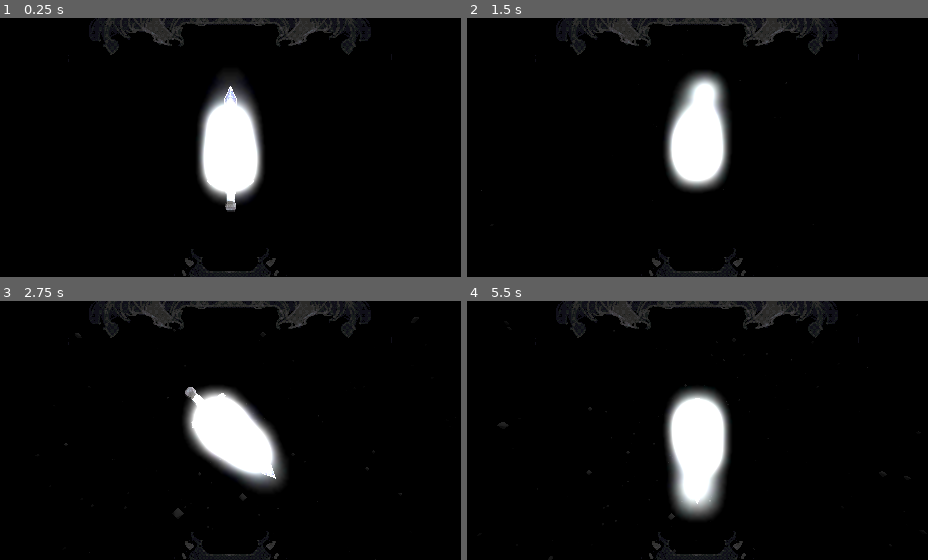
Above: before the commit, frames 1-4 (two rows, left to right).
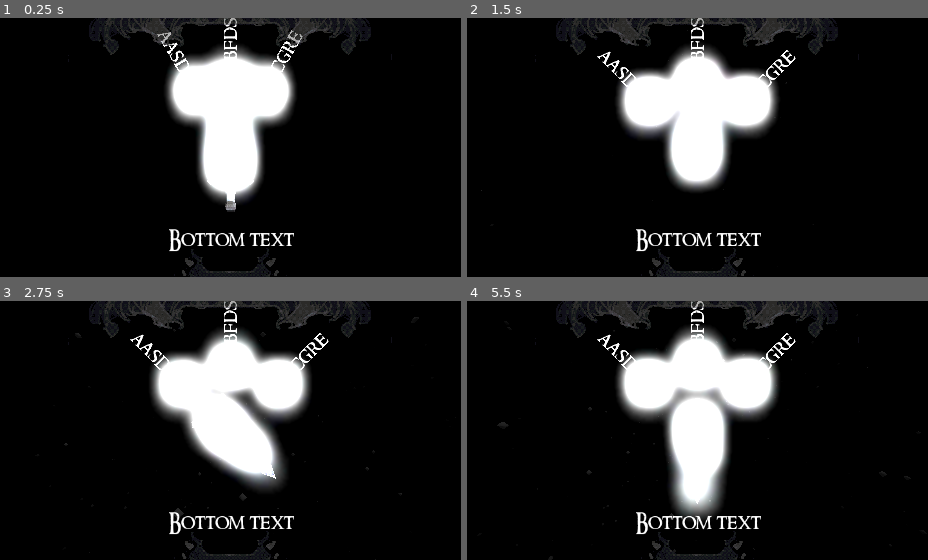
Above: after the commit, the same moments.

Repository: Lukko-Digital/Bladebearer
Game: Godot game, scene res://src/main.tscn
Two runs of this game, one before a commit and one after it. Both use one fixed random seed, a clock stepped at 60 frames per second and the inputs below.
Inputs:
- Up to frame 1 (0.25 s): no input
- Up to frame 2 (1.5 s): hold D (right) 0.53-1.28 s; hold Shift (shift) 0.53-1.28 s; hold S (backward) from 1.28 s (still down); tap Space (space) at 1.35 s
- Up to frame 3 (2.75 s): release S (backward) at 2.03 s; hold D (right) from 2.03 s (still down); hold Shift (shift) from 2.03 s (still down)
- Up to frame 4 (5.5 s): release D (right) at 2.78 s; release Shift (shift) at 2.78 s; hold W (forward) 2.78-3.53 s; tap Space (space) at 2.85, 4.35 s; hold Shift (shift) 3.53-4.28 s; hold A (left) 3.53-5.03 s; hold S (backward) from 5.03 s (still down); hold Shift (shift) from 5.03 s (still down)

The runs differ from the first frame. In frame 1, 7.9% of the frame differs, in the area x 34-66%, y 0-90%; in frame 2, 9.4%; in frame 3, 9.7%; in frame 4, 10%, in the area x 28-72%, y 0-90%.
Error before the commit: Attempt to call function 'start_dialogue' in base 'null instance' on a null instance. (res://src/game_sequence_handler.gd:177)

Commit message:
better dialogue sequence handling and text sequences

Diff:
--- a/src/dialogue_handler.gd
+++ b/src/dialogue_handler.gd
@@ -2,6 +2,9 @@
 class_name DialogueHandler
 
 @onready var sword: Sword = get_parent().find_child("Sword")
+# @onready var top_label: Label3D = $TopLabel
+# @onready var center_label: Label3D = $CenterLabel
+@onready var bottom_label: Label3D = $BottomLabel
 
 var dialogue_option_scene: PackedScene = preload("res://src/dialogue_option.tscn")
 var dialogue_options: Array[DialogueOption]
@@ -10,7 +13,6 @@
 signal dialogue_finished
 signal option_selected(option: DialogueOption)
 
-enum TEXT_ALIGNMENTS {TOP, CENTER, BOTTOM}
 
 func _process(_delta: float) -> void:
 	var option = alligned_option()
@@ -22,11 +24,11 @@
 
 func start_dialogue(options: Array[String]) -> Signal:
 	await option_sequence(options)
-	end_dialogue()
+	await text_sequence("test", 1, bottom_label)
 
 	return dialogue_finished
 
-func option_sequence(options: Array[String]) -> Signal:
+func option_sequence(options: Array[String]) -> void:
 	active_option = true
 
 	var option_rotation = Vector3(0, 0, 45)
@@ -43,19 +45,25 @@
 		if node is DialogueOption:
 			dialogue_options.append(node)
 
-	return option_selected
+	await option_selected
+	end_sequence()
 
 
-func text_sequence(text: String, duration: float, allignment: TEXT_ALIGNMENTS = TEXT_ALIGNMENTS.TOP) -> void:
-	pass
+func text_sequence(text: String, duration: float, allignment: Label3D) -> void:
+	allignment.show() # Make this a fade in
+	allignment.text = text
+	await get_tree().create_timer(duration).timeout
+	end_sequence()
 
 
-func end_dialogue() -> void:
+func end_sequence() -> void:
 	for option in dialogue_options:
 		option.queue_free()
 
 	dialogue_options = []
 	active_option = false
+
+	bottom_label.hide() # Make this a fade out
 	# dialogue_finished.emit()
 
 
--- a/src/main.tscn
+++ b/src/main.tscn
@@ -78,7 +78,7 @@
 camera = NodePath("MainCamera")
 bearer_heart_holder = NodePath("BothHeartHolders/BearerHeartHolder")
 opponent_heart_holder = NodePath("BothHeartHolders/OpponentHeartHolder")
-dialogue_handler = NodePath("")
+dialogue_handler = NodePath("DialogueHandler")
 
 [node name="Sword" parent="GameSequenceHandler" instance=ExtResource("1_bdv3j")]
 
@@ -117,6 +117,12 @@
 
 [node name="DialogueHandler" type="Node3D" parent="GameSequenceHandler"]
 script = ExtResource("9_5pvxm")
+
+[node name="BottomLabel" type="Label3D" parent="GameSequenceHandler/DialogueHandler"]
+transform = Transform3D(1, 0, 0, 0, 1, 0, 0, 0, 1, 0, -0.69842, 0)
+text = "Bottom text"
+font = ExtResource("7_d73xt")
+outline_size = 0
 
 [node name="Control" type="Control" parent="."]
 modulate = Color(1, 1, 1, 0.486275)
